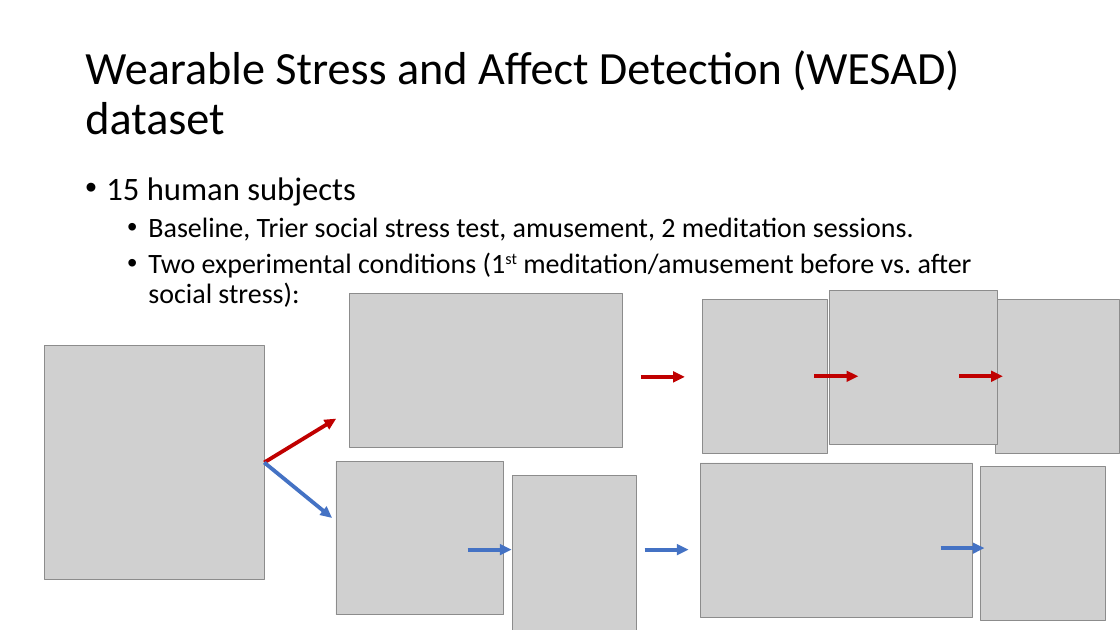
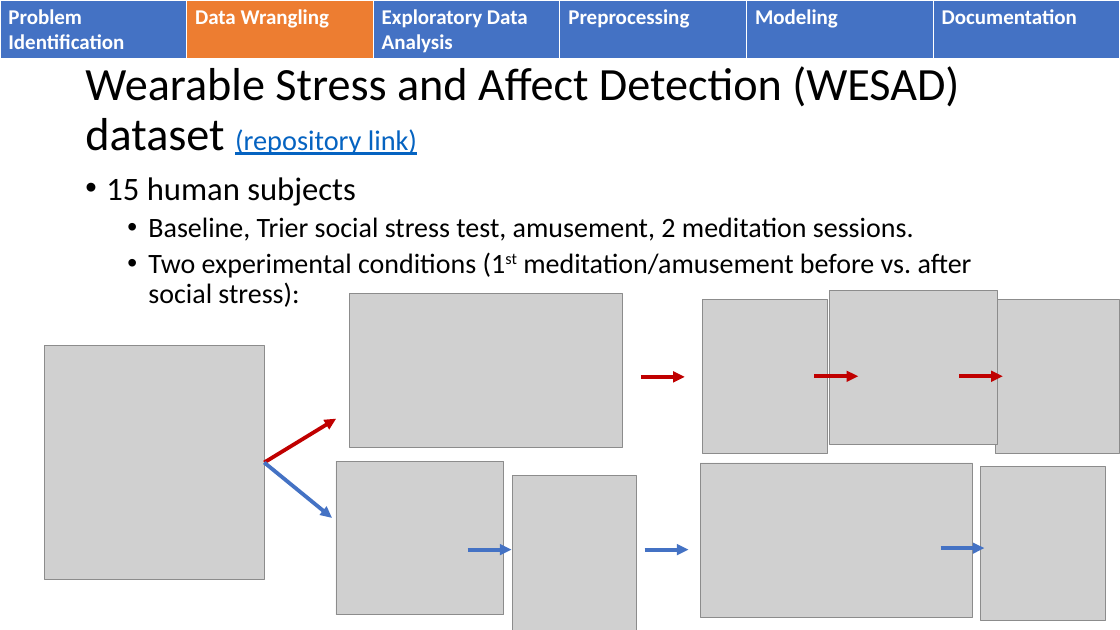
Before and after one commit to WalterPiTheScienceGuy/Springboard_Capstone2, a slide deck: slide 3 of Capstone2/reports/Springboard Capstone 2 ppt.pptx. Drawn at 1120x630 pixels with LibreOffice and Linux fonts; fonts in the diff are those of the drawing; grey boxes stand for pictures. Boxes give left, top, right and bottom in pixels: in the first picture for what was removed or moved away, otherwise in the second. Text is boxed around its words. In the diff, an @@ line names an element or a change of style, - is before the commit and + after.

```diff
--- a/Capstone2/reports/Springboard Capstone 2 ppt.pptx
+++ b/Capstone2/reports/Springboard Capstone 2 ppt.pptx
@@ table added at (0,0,1119,59), 1 rows, 6 columns @@
+Problem Identification | Data Wrangling | Exploratory Data Analysis | Preprocessing | Modeling | Documentation
@@ title at (85,66,959,155): text changed @@
-Wearable Stress and Affect Detection (WESAD)
-dataset
+Wearable Stress and Affect Detection (WESAD)
+dataset (repository link)
```
Also in this commit, not shown: 19 other slides changed, 1 slide added, 2 slides removed.
